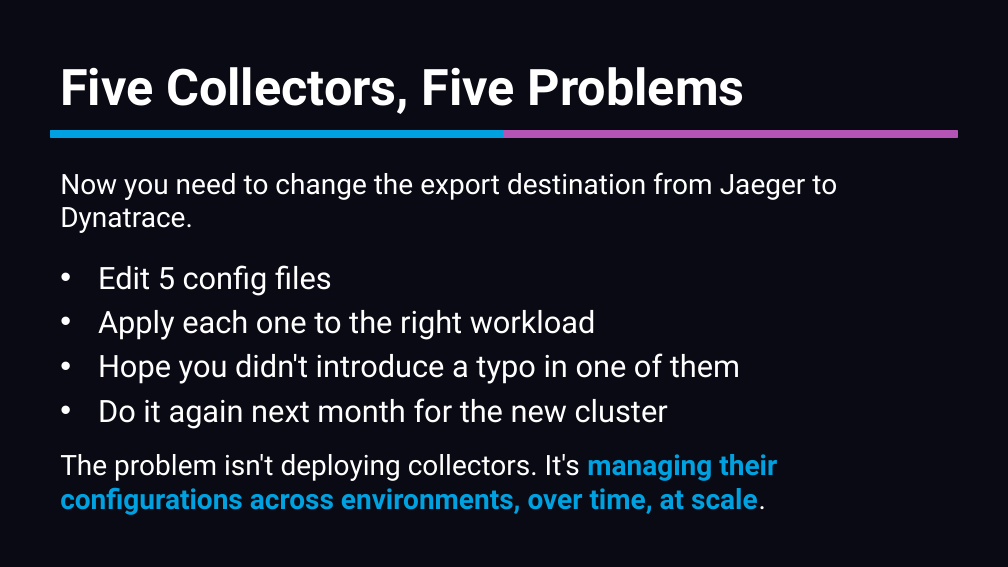
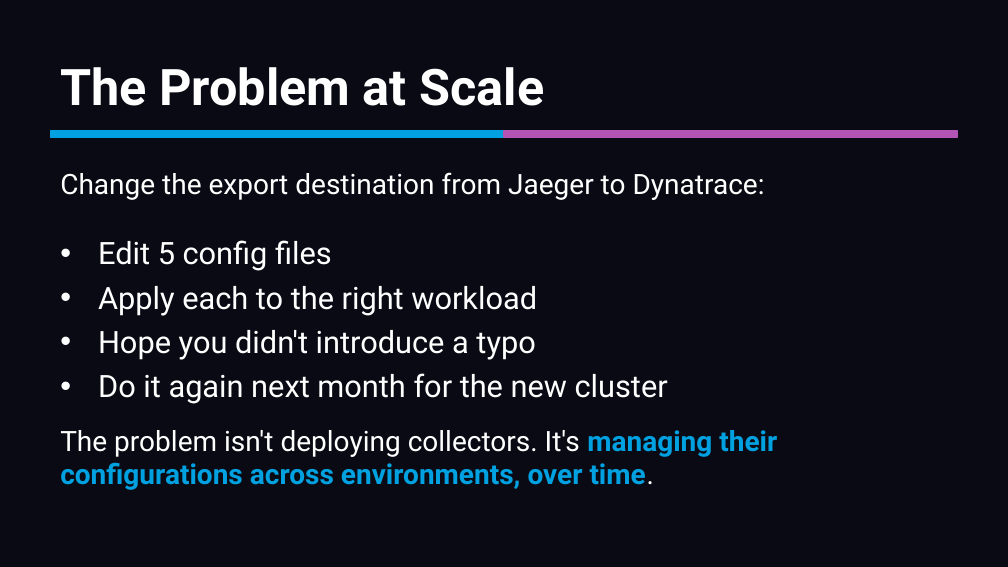
Before and after one commit to mreider/astroshop-bindplane-labs, a slide deck: slide 6 of docs/bindplane-primer/bindplane-primer.pptx (slide 5 before the commit). Drawn at 1008x567 pixels with LibreOffice and Linux fonts; fonts in the diff are those of the drawing. Boxes give left, top, right and bottom in pixels: in the first picture for what was removed or moved away, otherwise in the second. Text is boxed around its words. In the diff, an @@ line names an element or a change of style, - is before the commit and + after.

```diff
--- a/docs/bindplane-primer/bindplane-primer.pptx
+++ b/docs/bindplane-primer/bindplane-primer.pptx
@@ text at box(60, 67, 545, 106): text changed @@
-Five Collectors, Five Problems
+The Problem at Scale
@@ text at box(60, 172, 765, 200): text changed @@
-Now you need to change the export destination from Jaeger to Dynatrace.
+Change the export destination from Jaeger to Dynatrace:
@@ text "Edit 5 config files": place and size @@
-text "Edit 5 config files" at box(98, 265, 740, 429)
+text "Edit 5 config files" at box(98, 240, 668, 404)
@@ text at box(98, 286, 537, 360): text changed @@
-• Apply each one to the right workload
-• Hope you didn't introduce a typo in one of them
+• Apply each to the right workload
+• Hope you didn't introduce a typo
@@ text at box(60, 430, 777, 490): text changed @@
-The problem isn't deploying collectors. It's managing their configurations across environments, over time, at scale.
+The problem isn't deploying collectors. It's managing their configurations across environments, over time.
```
Also in this commit, not shown: 27 other slides changed, 27 slides added, 13 slides removed, 1 other file.
